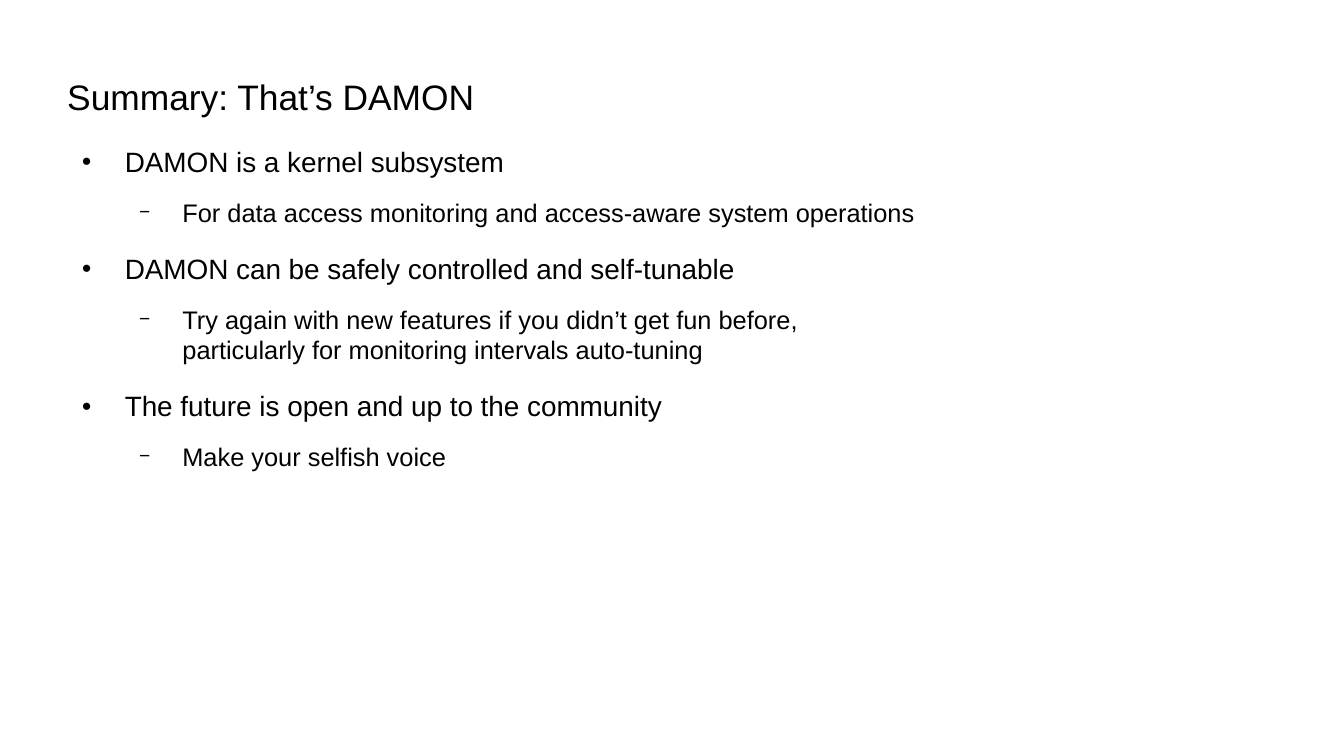
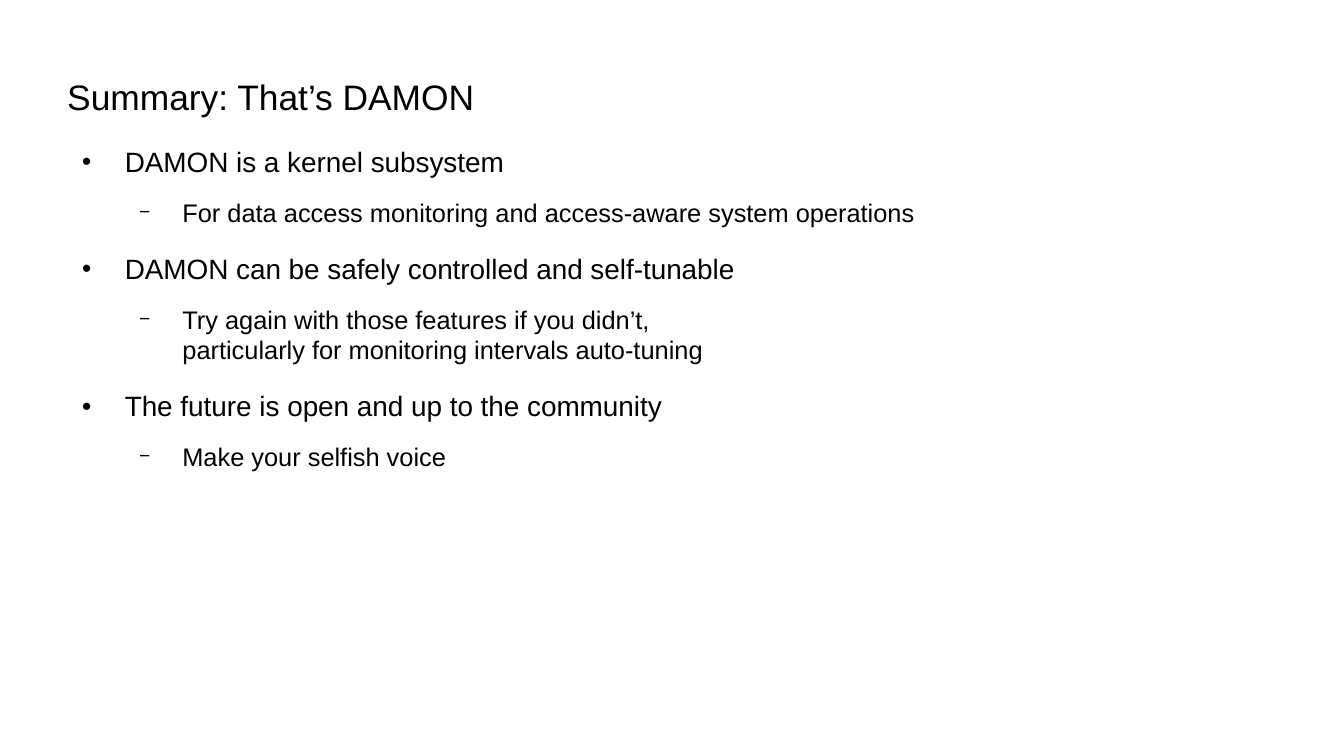
Before and after one commit to damonitor/talks, a slide deck: slide 61 of 2025/ossna/damon_ossna25.odp (slide 64 before the commit). Drawn at 1344x756 pixels with LibreOffice and Linux fonts; fonts in the diff are those of the drawing. Boxes give left, top, right and bottom in pixels: in the first picture for what was removed or moved away, otherwise in the second. Text is boxed around its words. In the diff, an @@ line names an element or a change of style, - is before the commit and + after.

```diff
--- a/2025/ossna/damon_ossna25.odp
+++ b/2025/ossna/damon_ossna25.odp
@@ text at (182, 310, 703, 365): text changed @@
-  − Try again with new features if you didn’t get fun before,
-    particularly for monitoring intervals auto-tuning
+  − Try again with those features if you didn’t,
+    particularly for monitoring intervals auto-tuning
```
Also in this commit, not shown: 17 other slides changed, 2 slides removed, 1 other file.
